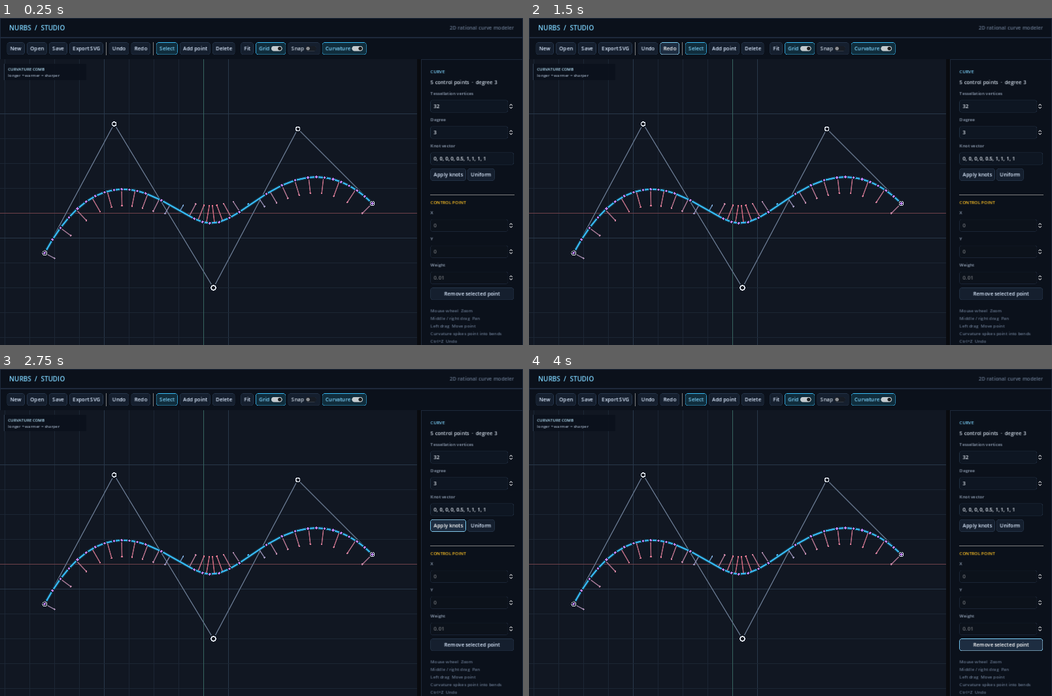
Above: before the commit, frames 1-4 (two rows, left to right).
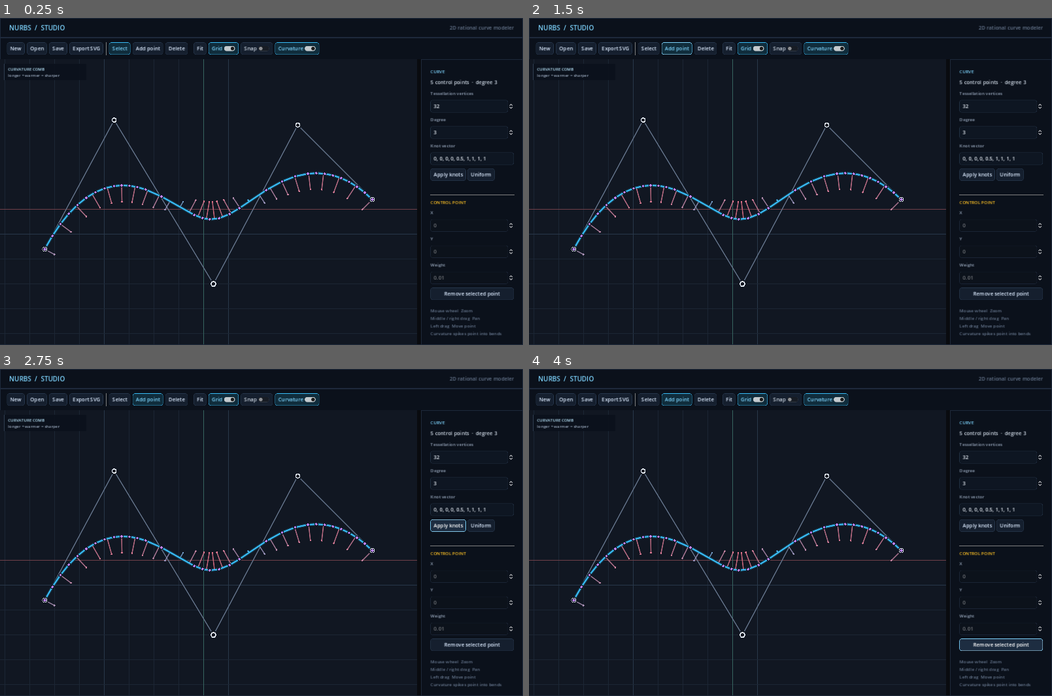
Above: after the commit, the same moments.

Repository: kvu787/CurveModeler
Game: Godot game, scene res://main.tscn
Same seed, same stepped clock (60 frames per second), same inputs: the game is played once before the commit and once after it.
Inputs (mouse positions are in pixels of both pictures, inside the frame that each line leads up to):
- Up to frame 1 (0.25 s): no input
- Up to frame 2 (1.5 s): click (649, 47) at 0.5 s, where only the run before the commit has a clickable "Undo"; click (670, 47) at 1.25 s, where only the run before the commit has a clickable "Redo"
- Up to frame 3 (2.75 s): click "Apply knots" at 2 s
- Up to frame 4 (4 s): click "Uniform" at 2.75 s; click "Remove selected point" at 3.5 s

The runs differ from the first frame. In frame 1, 4.2% of the frame differs, in the area x 0-100%, y 7-100%; in frame 2, 4.2%; in frame 3, 4.2%; in frame 4, 4.2%.

Commit message:
Remove undo and redo support

Diff:
--- a/scripts/main.gd
+++ b/scripts/main.gd
@@ -20,16 +20,13 @@
 var current_path := ""
 var dirty := false
 var _updating_ui := false
-var _edit_snapshot: Dictionary = {}
-var _undo_stack: Array[Dictionary] = []
-var _redo_stack: Array[Dictionary] = []
 
 
 func _ready() -> void:
 	_build_theme()
 	_build_interface()
 	_build_dialogs()
-	_new_document(false)
+	_new_document()
 	get_window().title = APP_TITLE
 	call_deferred("_finish_startup")
 
@@ -101,8 +98,6 @@
 	canvas.size_flags_vertical = Control.SIZE_EXPAND_FILL
 	canvas.selection_changed.connect(_on_selection_changed)
 	canvas.curve_changed.connect(_on_curve_changed)
-	canvas.edit_started.connect(_on_edit_started)
-	canvas.edit_finished.connect(_on_edit_finished)
 	canvas.pointer_status.connect(_on_pointer_status)
 	workspace.add_child(canvas)
 
@@ -162,13 +157,10 @@
 	var row := HBoxContainer.new()
 	row.add_theme_constant_override("separation", 6)
 	margin.add_child(row)
-	row.add_child(_button("New", _new_document.bind(true), "Ctrl+N"))
+	row.add_child(_button("New", _new_document, "Ctrl+N"))
 	row.add_child(_button("Open", _show_open_dialog, "Ctrl+O"))
 	row.add_child(_button("Save", _save_document, "Ctrl+S"))
 	row.add_child(_button("Export SVG", _show_export_dialog, "Ctrl+E"))
-	row.add_child(VSeparator.new())
-	row.add_child(_button("Undo", _undo, "Ctrl+Z"))
-	row.add_child(_button("Redo", _redo, "Ctrl+Shift+Z"))
 	row.add_child(VSeparator.new())
 
 	var group := ButtonGroup.new()
@@ -276,7 +268,7 @@
 	spacer.size_flags_vertical = Control.SIZE_EXPAND_FILL
 	column.add_child(spacer)
 	var help := Label.new()
-	help.text = "Mouse wheel  Zoom\nMiddle / right drag  Pan\nLeft drag  Move point\nCurvature spikes point into bends\nCtrl+Z  Undo"
+	help.text = "Mouse wheel  Zoom\nMiddle / right drag  Pan\nLeft drag  Move point\nCurvature spikes point into bends"
 	help.add_theme_font_size_override("font_size", 12)
 	help.add_theme_color_override("font_color", Color("64748b"))
 	column.add_child(help)
@@ -315,9 +307,7 @@
 	return label
 
 
-func _new_document(confirm_if_dirty := true) -> void:
-	# New is intentionally immediate; all geometry edits remain recoverable via undo.
-	var previous := curve.to_dictionary() if curve != null else {}
+func _new_document() -> void:
 	curve = NurbsCurve2D.new([
 		Vector2(-320, -80),
 		Vector2(-180, 180),
@@ -329,10 +319,6 @@
 	canvas.set_curve(curve)
 	current_path = ""
 	dirty = false
-	_undo_stack.clear()
-	_redo_stack.clear()
-	if not previous.is_empty() and confirm_if_dirty:
-		_undo_stack.append(previous)
 	_refresh_ui()
 	_update_window_title()
 	status_label.text = "New document"
@@ -383,19 +369,6 @@
 	_update_window_title()
 
 
-func _on_edit_started() -> void:
-	_edit_snapshot = curve.to_dictionary()
-
-
-func _on_edit_finished() -> void:
-	if not _edit_snapshot.is_empty() and curve.to_dictionary() != _edit_snapshot:
-		_undo_stack.append(_edit_snapshot)
-		if _undo_stack.size() > 100:
-			_undo_stack.pop_front()
-		_redo_stack.clear()
-	_edit_snapshot = {}
-
-
 func _on_pointer_status(text_value: String) -> void:
 	status_label.text = text_value
 
@@ -403,19 +376,17 @@
 func _on_degree_changed(value: float) -> void:
 	if _updating_ui or curve == null:
 		return
-	var snapshot := curve.to_dictionary()
 	curve.set_degree(int(value))
-	_commit_property_change(snapshot)
+	_on_curve_changed()
 
 
 func _on_point_field_changed(_value: float) -> void:
 	if _updating_ui or canvas.selected_index < 0:
 		return
-	var snapshot := curve.to_dictionary()
 	var index := canvas.selected_index
 	curve.control_points[index] = Vector2(point_fields[0].value, point_fields[1].value)
 	curve.weights[index] = point_fields[2].value
-	_commit_property_change(snapshot)
+	_on_curve_changed()
 
 
 func _apply_knots() -> void:
@@ -425,59 +396,20 @@
 			knot_error.text = "Every knot must be a number."
 			return
 		values.append(part.strip_edges().to_float())
-	var snapshot := curve.to_dictionary()
 	if not curve.set_custom_knots(values):
 		knot_error.text = "Expected %d nondecreasing values with a usable domain." % (curve.control_points.size() + curve.degree + 1)
 		return
 	knot_error.text = ""
-	_commit_property_change(snapshot)
+	_on_curve_changed()
 
 
 func _make_uniform() -> void:
-	var snapshot := curve.to_dictionary()
 	curve.regenerate_knots()
-	_commit_property_change(snapshot)
-
-
-func _commit_property_change(snapshot: Dictionary) -> void:
-	if curve.to_dictionary() == snapshot:
-		return
-	_undo_stack.append(snapshot)
-	_redo_stack.clear()
-	dirty = true
-	canvas.invalidate_tessellation()
-	_refresh_ui()
-	_update_window_title()
+	_on_curve_changed()
 
 
 func _delete_selected() -> void:
 	canvas.delete_selected()
-
-
-func _undo() -> void:
-	if _undo_stack.is_empty():
-		status_label.text = "Nothing to undo"
-		return
-	_redo_stack.append(curve.to_dictionary())
-	_restore_snapshot(_undo_stack.pop_back())
-	status_label.text = "Undo"
-
-
-func _redo() -> void:
-	if _redo_stack.is_empty():
-		status_label.text = "Nothing to redo"
-		return
-	_undo_stack.append(curve.to_dictionary())
-	_restore_snapshot(_redo_stack.pop_back())
-	status_label.text = "Redo"
-
-
-func _restore_snapshot(snapshot: Dictionary) -> void:
-	curve = NurbsCurve2D.from_dictionary(snapshot)
-	canvas.set_curve(curve)
-	dirty = true
-	_refresh_ui()
-	_update_window_title()
 
 
 func _refresh_ui() -> void:
@@ -559,8 +491,6 @@
 	canvas.set_curve(curve)
 	current_path = path
 	dirty = false
-	_undo_stack.clear()
-	_redo_stack.clear()
 	_refresh_ui()
 	_update_window_title()
 	canvas.fit_curve()
@@ -610,14 +540,10 @@
 		return
 	if event.ctrl_pressed:
 		match event.keycode:
-			KEY_N: _new_document(true)
+			KEY_N: _new_document()
 			KEY_O: _show_open_dialog()
 			KEY_S: _save_document()
 			KEY_E: _show_export_dialog()
-			KEY_Z:
-				if event.shift_pressed: _redo()
-				else: _undo()
-			KEY_Y: _redo()
 		return
 	match event.keycode:
 		KEY_V: _activate_tool(NurbsCanvas.ToolMode.SELECT)
--- a/scripts/nurbs_canvas.gd
+++ b/scripts/nurbs_canvas.gd
@@ -3,8 +3,6 @@
 
 signal selection_changed(index: int)
 signal curve_changed
-signal edit_started
-signal edit_finished
 signal pointer_status(text: String)
 
 enum ToolMode { SELECT, ADD, DELETE }
@@ -102,12 +100,10 @@
 func delete_selected() -> void:
 	if selected_index < 0:
 		return
-	edit_started.emit()
 	if curve.remove_point(selected_index):
 		selected_index = mini(selected_index, curve.control_points.size() - 1)
 		curve_changed.emit()
 		selection_changed.emit(selected_index)
-	edit_finished.emit()
 	queue_redraw()
 
 
@@ -325,14 +321,11 @@
 				select_point(point_index)
 				if point_index >= 0:
 					_dragging_point = true
-					edit_started.emit()
 			ToolMode.ADD:
-				edit_started.emit()
 				var new_point := _snap(screen_to_world(event.position))
 				var insert_index := _nearest_control_segment(event.position) + 1 if curve.control_points.size() >= 2 else -1
 				select_point(curve.add_point(new_point, insert_index))
 				curve_changed.emit()
-				edit_finished.emit()
 			ToolMode.DELETE:
 				if point_index >= 0:
 					select_point(point_index)
@@ -340,7 +333,6 @@
 	else:
 		if _dragging_point:
 			_dragging_point = false
-			edit_finished.emit()
 	accept_event()
 
 
--- a/tests/test_app_smoke.gd
+++ b/tests/test_app_smoke.gd
@@ -28,14 +28,10 @@
 	app.canvas.select_point(2)
 	_expect(app.canvas.selected_index == 2, "Control-point selection must update")
 	var original_point: Vector2 = app.curve.control_points[2]
-	app._on_edit_started()
 	app.curve.control_points[2] += Vector2(25, -10)
 	app._on_curve_changed()
-	app._on_edit_finished()
-	app._undo()
-	_expect(app.curve.control_points[2].is_equal_approx(original_point), "Undo must restore a point drag")
-	app._redo()
-	_expect(app.curve.control_points[2].is_equal_approx(original_point + Vector2(25, -10)), "Redo must restore the edit")
+	_expect(app.curve.control_points[2].is_equal_approx(original_point + Vector2(25, -10)), "Point edits must update the active curve")
+	_expect(app.dirty, "Point edits must mark the document as modified")
 
 	var output_directory := ProjectSettings.globalize_path("res://.godot/test-output")
 	DirAccess.make_dir_recursive_absolute(output_directory)
Not shown, changed: README.md
